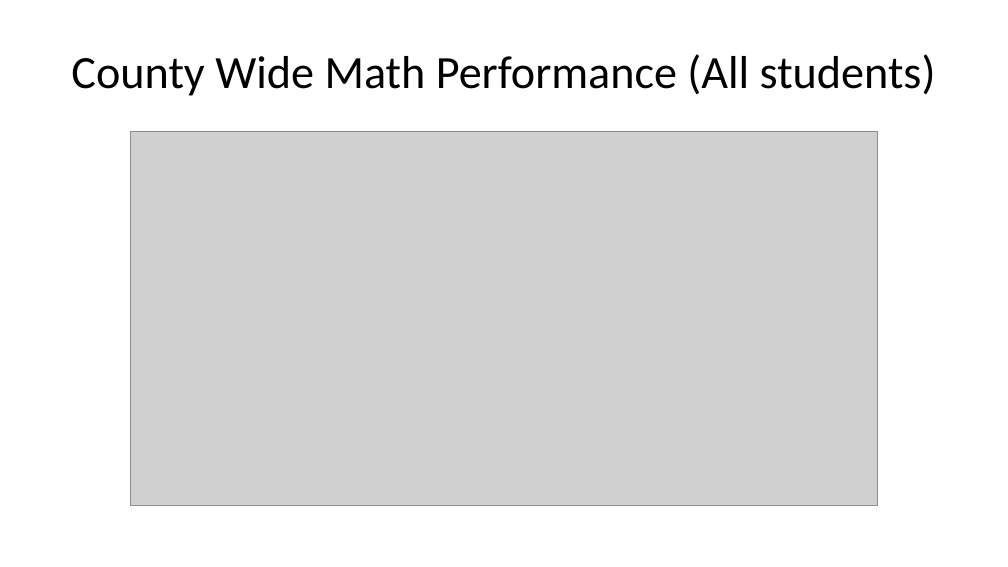
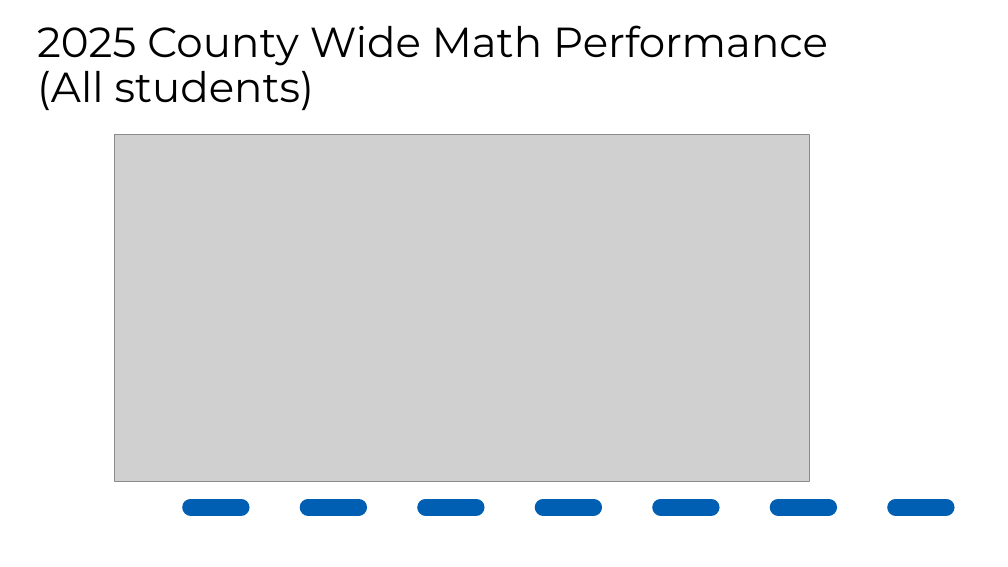
Before and after one commit to jknapp06/CADashboard, a slide deck: slide 9 of output/dashboard_summary.pptx. Drawn at 1008x567 pixels with LibreOffice and Linux fonts; fonts in the diff are those of the drawing; grey boxes stand for pictures; background and template pictures are left out. Boxes give left, top, right and bottom in pixels: in the first picture for what was removed or moved away, otherwise in the second. Text is boxed around its words. In the diff, an @@ line names an element or a change of style, - is before the commit and + after.

```diff
--- a/output/dashboard_summary.pptx
+++ b/output/dashboard_summary.pptx
@@ title "2025 County Wide Math Performance ..." at (x1=37, y1=25, x2=828, y2=110): vertical alignment middle to bottom @@
@@ title at (x1=37, y1=25, x2=828, y2=110): text changed; size 33 to 30 pt; font Calibri to Montserrat @@
-County Wide Math Performance (All students)
+2025 County Wide Math Performance (All students)
@@ picture resized from (x1=130, y1=132, x2=878, y2=506) to (x1=115, y1=134, x2=809, y2=481) @@
@@ line added from (191, 507) to (1008, 507), #005FB2 12 pt dashed @@
```
Also in this commit, not shown: 20 other slides changed, 3 slides added, 3 slides removed, 26 other files.
